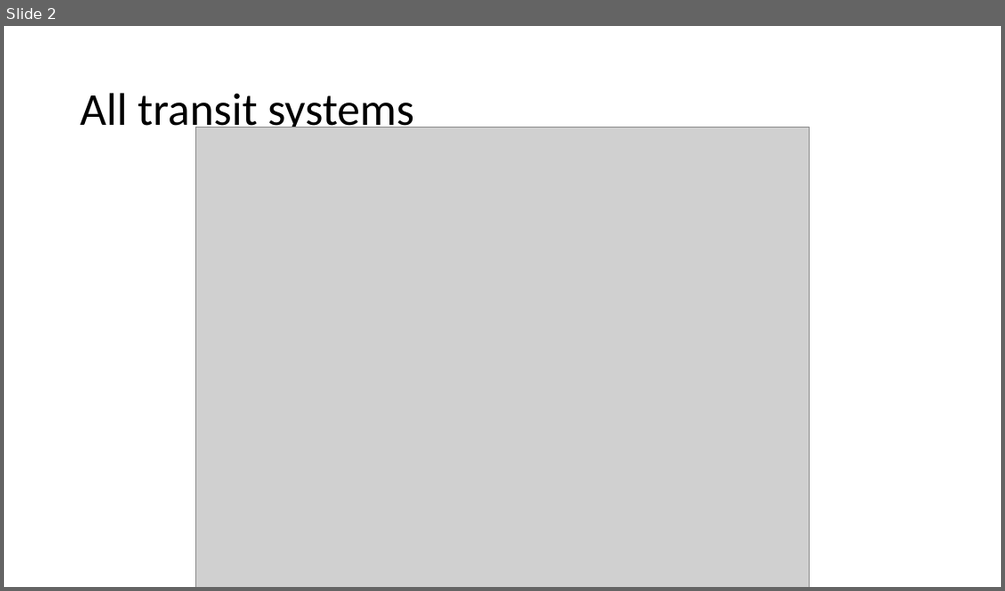
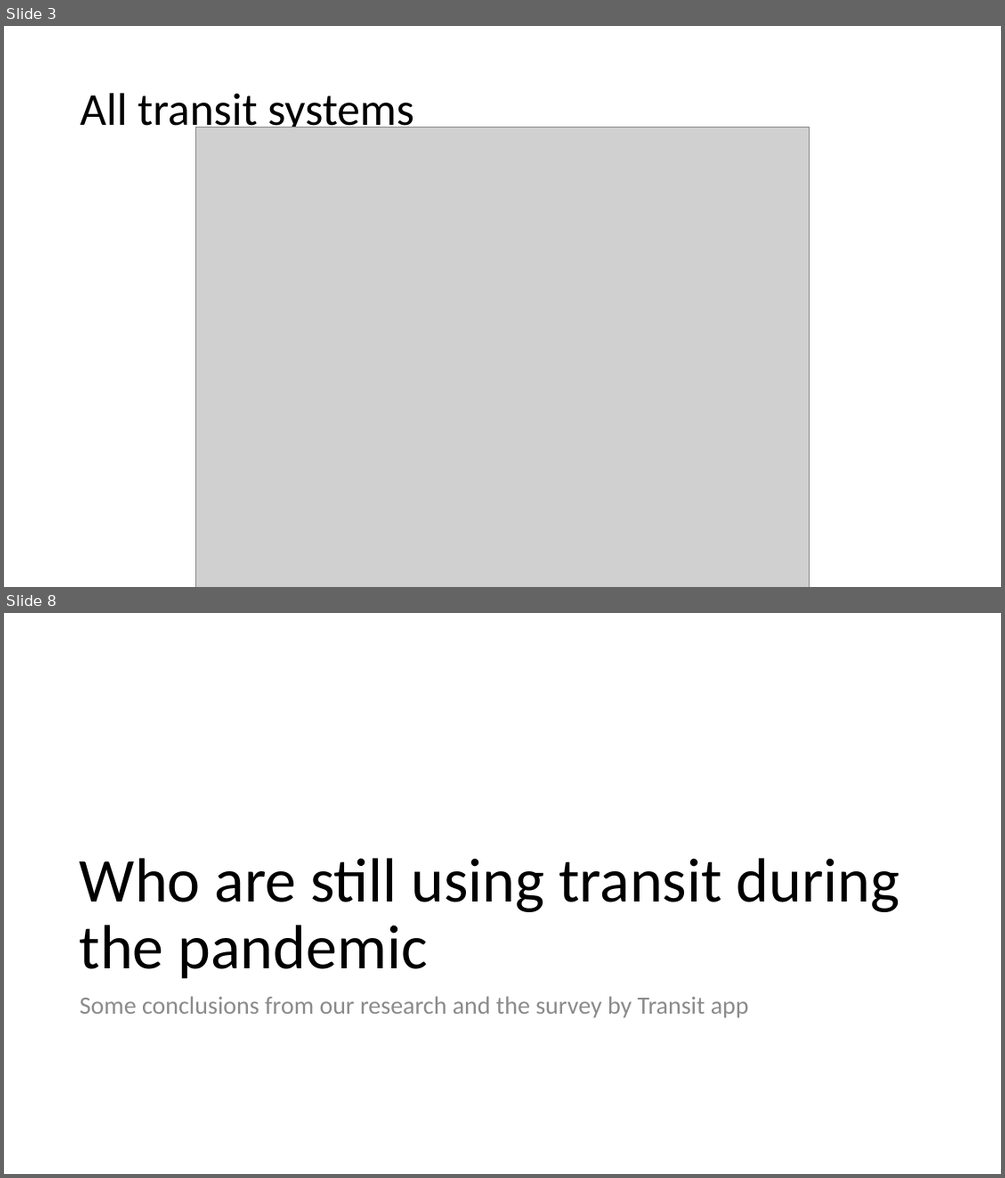
Before and after one commit to luyuliu/COVID-Transit-Demand, a slide deck: doc/pre_results.pptx. Shown one above the other, each under a label of ours: slide 2 before the commit, slides 3 and 8 after it; the slides between them are not shown. The pictures are 1005x591 and 1005x1178 pixels, drawn with LibreOffice and Linux fonts; fonts in the diff are those of the drawing; grey boxes stand for pictures. Boxes give left, top, right and bottom in pixels: in the first picture for what was removed or moved away, otherwise in the second. Text is boxed around its words. In the diff, an @@ line names an element or a change of style, - is before the commit and + after.

```diff
--- a/doc/pre_results.pptx
+++ b/doc/pre_results.pptx
@@ slide 8 added at (4,613,1001,1174), background #FFFFFF @@
@@ title added at (80,858,900,979), 60 pt, text #000000 @@
+Who are still using transit during the pandemic
@@ text added at (80,996,749,1018), 24 pt, text #8C8C8C @@
+Some conclusions from our research and the survey by Transit app
@@ what was slide 2 is now slide 3 @@
```
Also in this commit, not shown: 5 slides changed, 10 other slides added, 7 slides removed, 1 other file.
